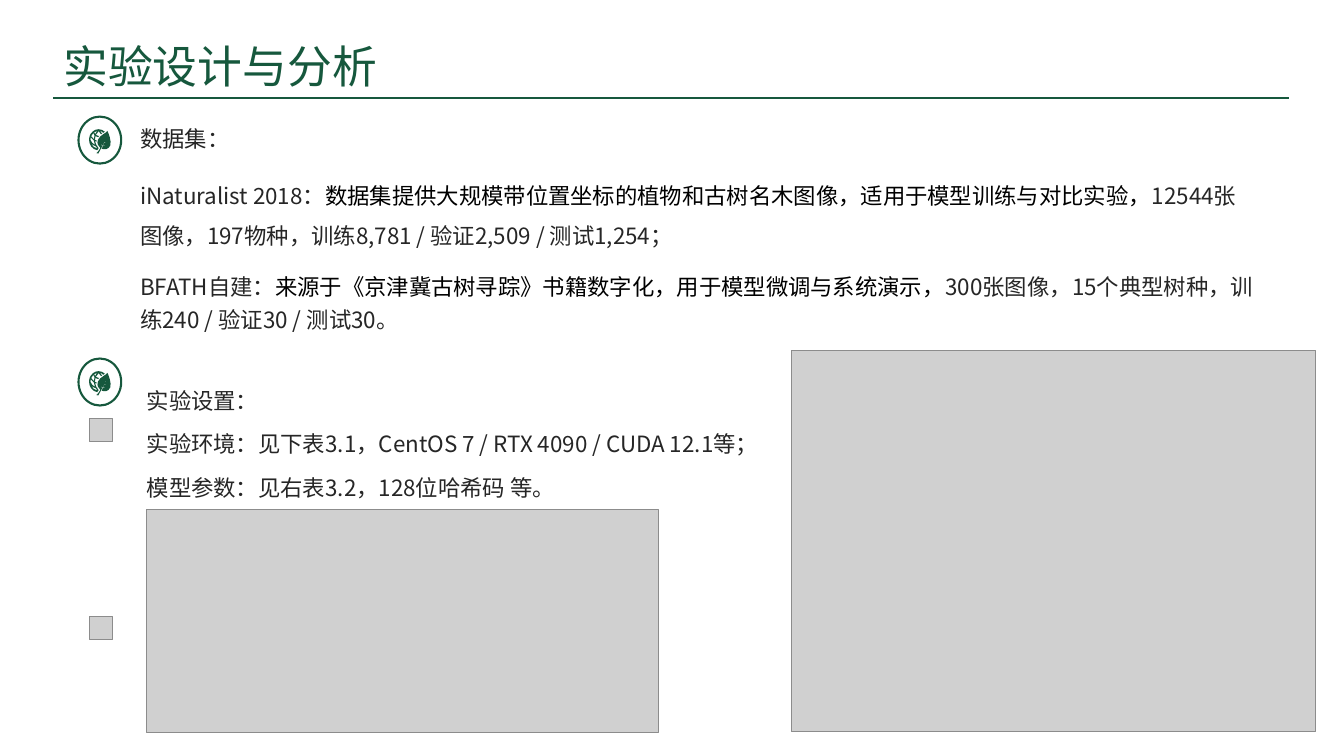
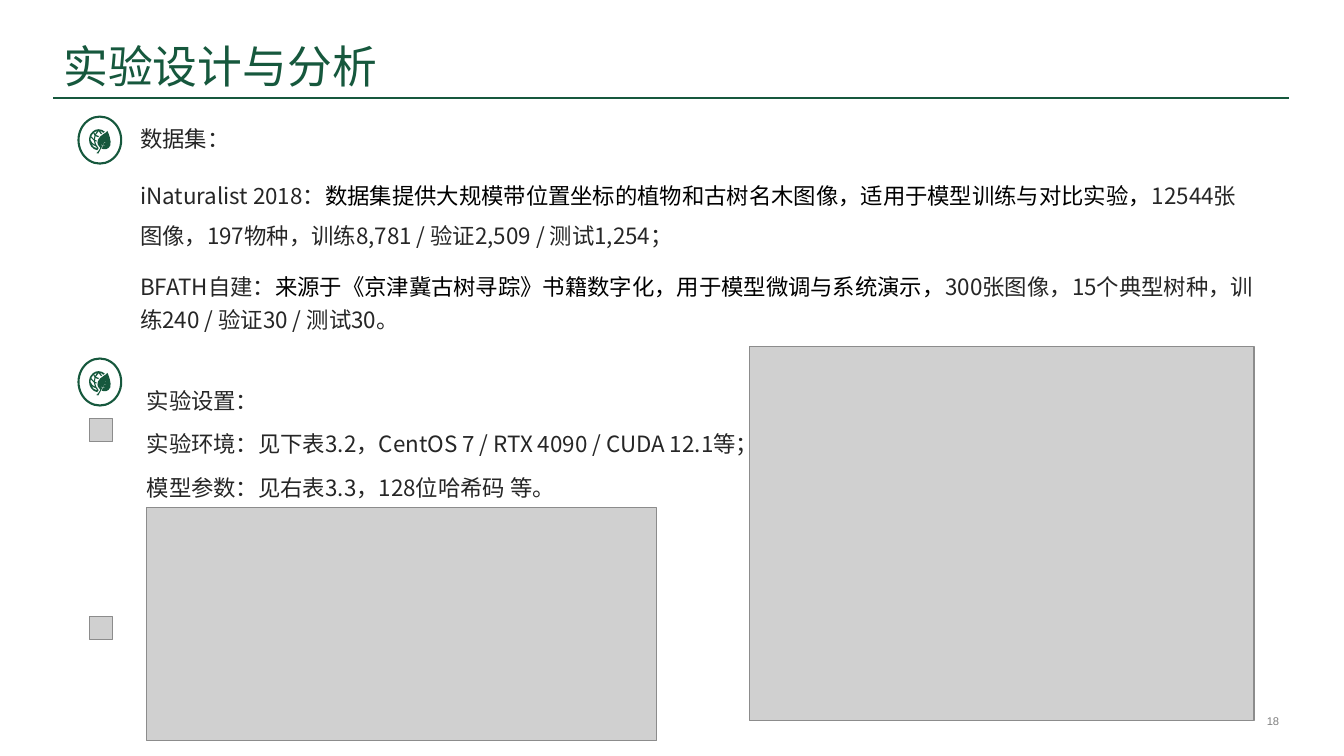
Before and after one commit to ssl1995/imooc-wiki, a slide deck: slide 18 of word/答辩/99-答辩准备/5200090_宋声林_答辩PPT.pptx. Drawn at 1344x756 pixels with LibreOffice and Linux fonts; fonts in the diff are those of the drawing; grey boxes stand for pictures; background and template pictures are left out. Boxes give left, top, right and bottom in pixels: in the first picture for what was removed or moved away, otherwise in the second. Text is boxed around its words. In the diff, an @@ line names an element or a change of style, - is before the commit and + after.

```diff
--- a/word/答辩/99-答辩准备/5200090_宋声林_答辩PPT.pptx
+++ b/word/答辩/99-答辩准备/5200090_宋声林_答辩PPT.pptx
@@ picture resized from (x1=791, y1=350, x2=1317, y2=731) to (x1=749, y1=347, x2=1254, y2=721) @@
@@ text at (x1=147, y1=430, x2=758, y2=498): text changed @@
-实验环境：见下表3.1，CentOS 7 / RTX 4090 / CUDA 12.1等；
-模型参数：见右表3.2，128位哈希码 等。
+实验环境：见下表3.2，CentOS 7 / RTX 4090 / CUDA 12.1等；
+模型参数：见右表3.3，128位哈希码 等。
@@ picture resized from (x1=147, y1=510, x2=659, y2=733) to (x1=147, y1=508, x2=657, y2=741) @@
```
Also in this commit, not shown: 5 other slides changed, 26 other files.
